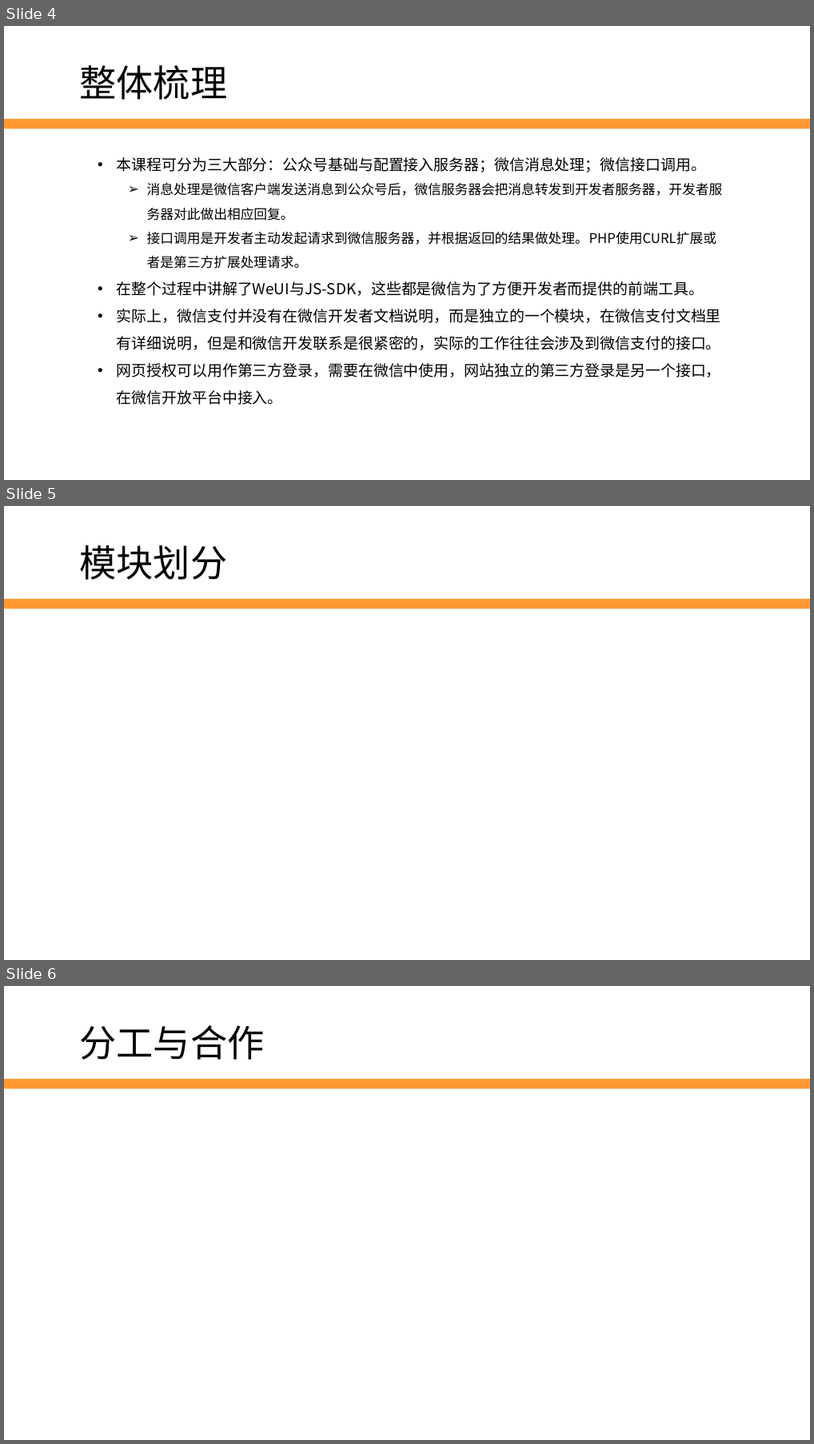
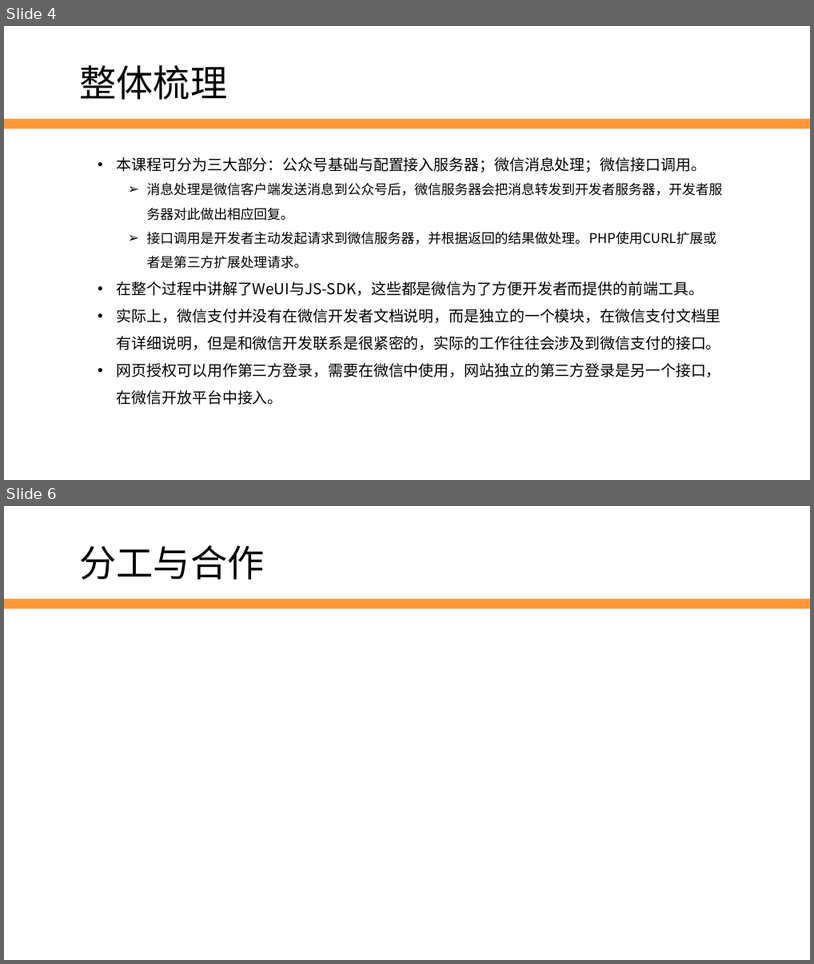
Before and after one commit to edu2act/2017-2018_1st_Wechat_Web_Programming, a slide deck: 课程ppt/第12讲 复习总结.pptx. Shown one above the other, each under a label of ours: slides 4, 5 and 6 before the commit, slides 4 and 6 after it; the slides between them are not shown. The pictures are 814x1444 and 814x964 pixels, drawn with LibreOffice and Linux fonts; fonts in the diff are those of the drawing; background and template pictures are left out. Boxes give left, top, right and bottom in pixels: in the first picture for what was removed or moved away, otherwise in the second. Text is boxed around its words. In the diff, an @@ line names an element or a change of style, - is before the commit and + after.

```diff
--- a/课程ppt/第12讲 复习总结.pptx
+++ b/课程ppt/第12讲 复习总结.pptx
@@ slide 5 removed at (4,506,810,960), background #FFFFFF; not listed: 1 template element that a slide beside it also shows @@
@@ text removed at (80,545,228,580) @@
-模块划分
```
Also in this commit, not shown: 2 slides changed, 1 slide added, 1 other slide removed.
